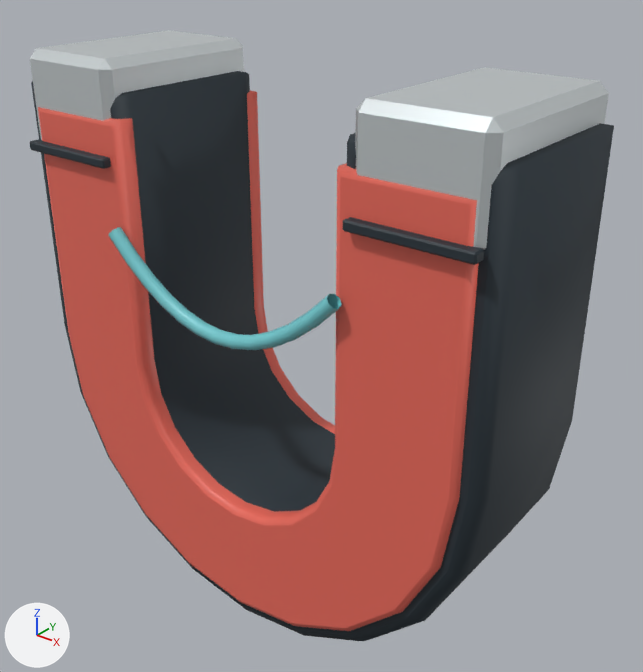
One commit to the glTF model assets/models/magnet_v1/magnet_v1.glb: the scene before it, then after it.
Both versions are drawn from a 50 mm lens placed at (1.032, -1.202, 0.881), pointed at (0.037, 0.042, 0.11). Every picture has the same lights, and +X, +Y and +Z are marked at lower left. The picture after the commit comes second. Where no turn or scale is listed for an object, it has been applied to the vertices.

Names of what the first picture shows: 'Magnet / coral enamel back', 'Magnet / coral enamel face', 'Magnet / field arc', 'Magnet / ink rim and sidewalls', 'Magnet / left pole ink seam front', 'Magnet / left pole tip', 'Magnet / right pole ink seam front', 'Magnet / right pole tip'.
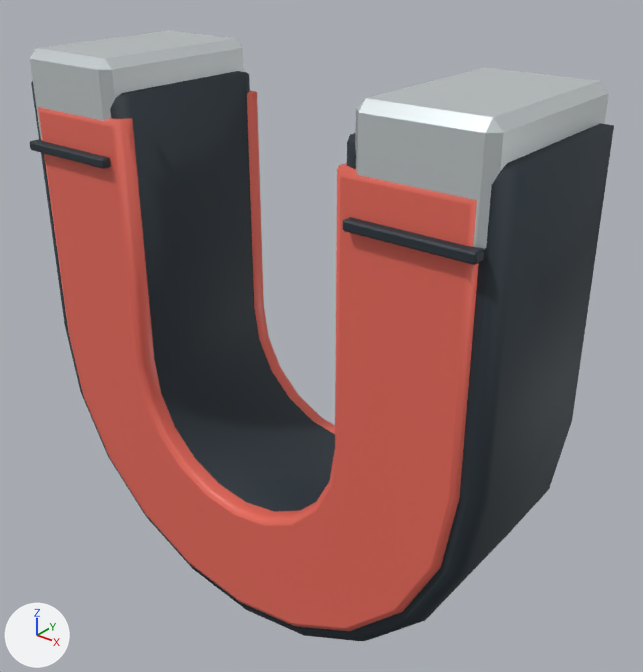
Changed parts and their boxes [x1, y1, x2, y2] in the pictures (643 x 672 px):
'Magnet / field arc', deleted (cyan): before [108, 227, 342, 350]

Edits to the bpy script that builds the scene:
```text
Remove ob_magnet___field_arc:
    ob_magnet___field_arc = bpy.data.objects.new('Magnet / field arc', me_field_arc)
    ob_magnet___field_arc.location = (0.0, 0.0, 0.0)
```
